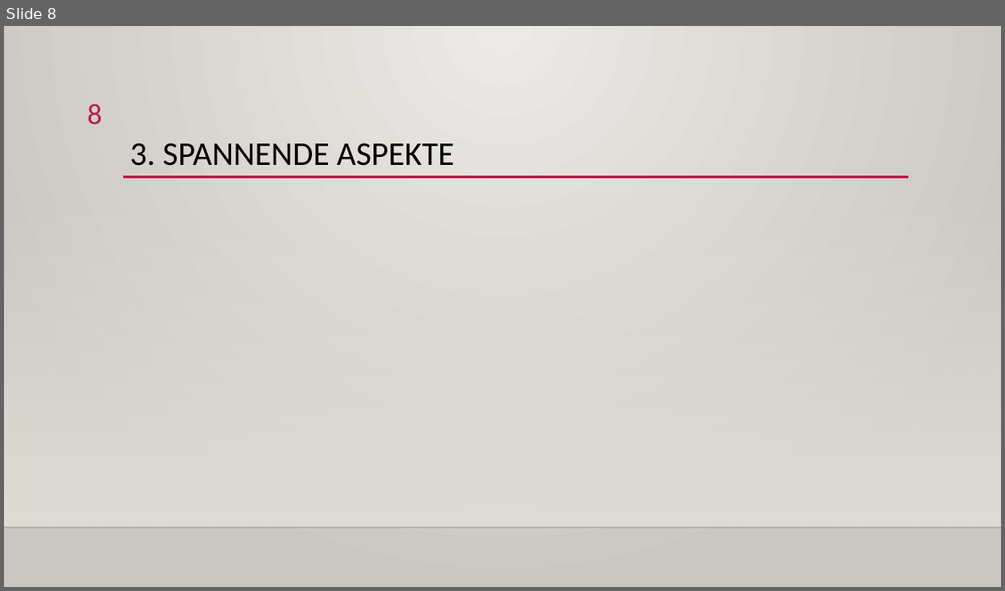
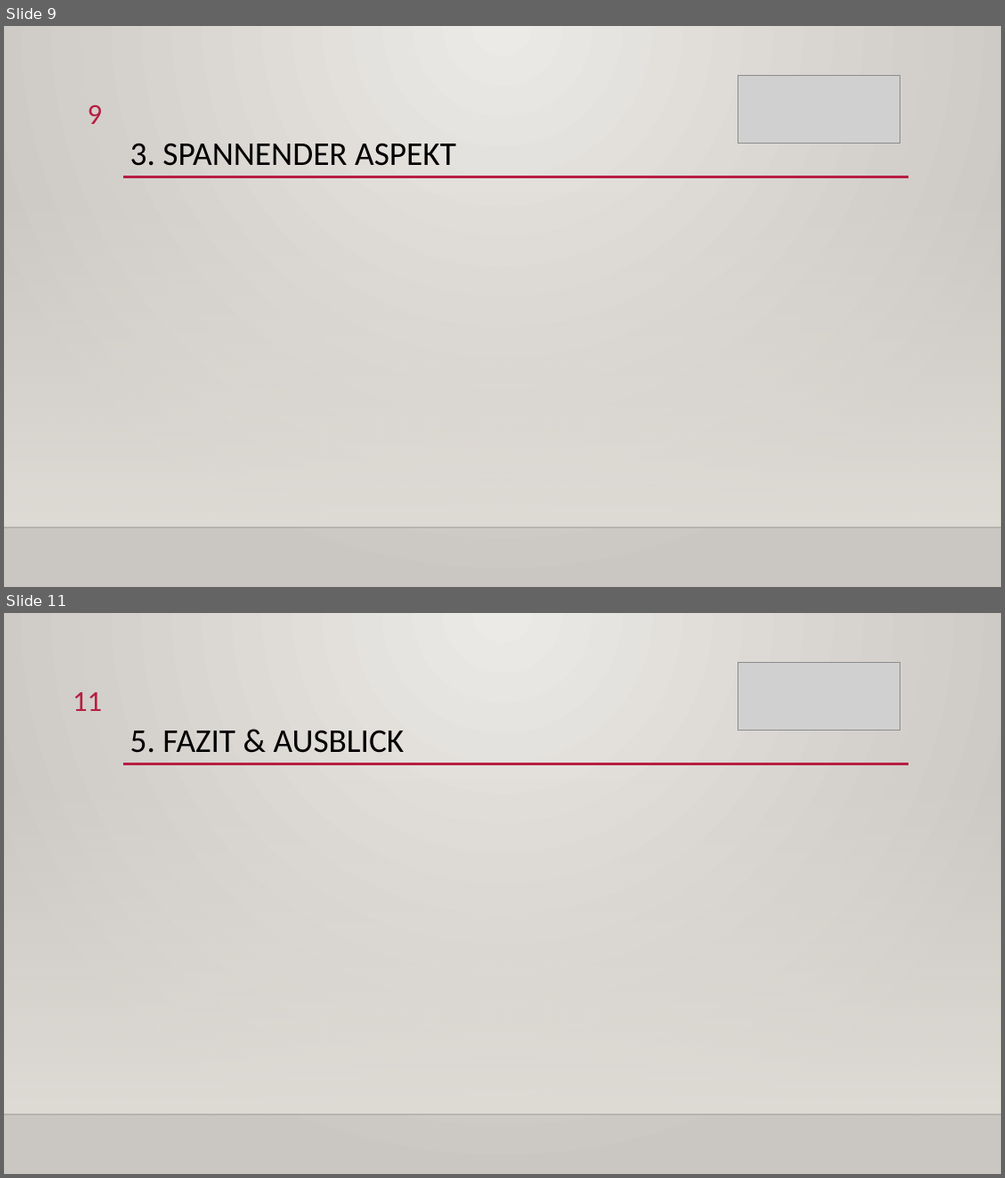
Before and after one commit to ErtugrulSener/Bachelorthesis, a slide deck: Colloquium/Kolloquium.pptx. Shown one above the other, each under a label of ours: slide 8 before the commit, slides 9 and 11 after it; the slides between them are not shown. The pictures are 1005x591 and 1005x1178 pixels, drawn with LibreOffice and Linux fonts; fonts in the diff are those of the drawing; grey boxes stand for pictures; background and template pictures are left out. Boxes give left, top, right and bottom in pixels: in the first picture for what was removed or moved away, otherwise in the second. Text is boxed around its words. In the diff, an @@ line names an element or a change of style, - is before the commit and + after.

```diff
--- a/Colloquium/Kolloquium.pptx
+++ b/Colloquium/Kolloquium.pptx
@@ slide 11 added at [4,613,1001,1174], background gradient #ECEAE7 to #CAC7C1; not listed: 3 template elements that a slide beside it also shows @@
@@ picture added at [738,662,900,730] @@
@@ page number added at [73,692,102,711], 28 pt, text #B71E42 @@
+11
@@ title added at [130,730,404,753], 32 pt, text #000000 @@
+5. FAZIT & AUSBLICK
@@ what was slide 8 is now slide 9 @@
@@ slide 9 changed as well @@
@@ picture added at [738,75,900,143] @@
@@ page number at [88,105,103,124]: text changed @@
-8
+9
@@ title at [130,143,456,166]: text changed @@
-3. SPANNENDE ASPEKTE
+3. SPANNENDER ASPEKT
```
Also in this commit, not shown: 9 other slides changed, 1 other slide added, 1 slide removed.
